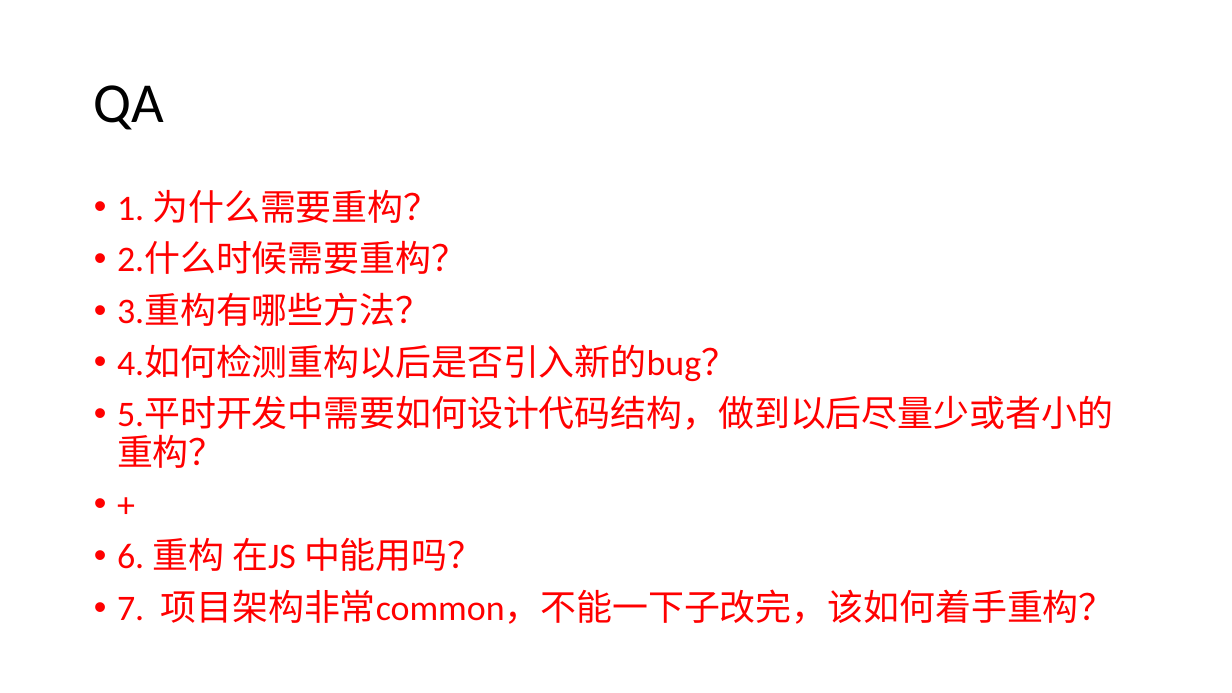
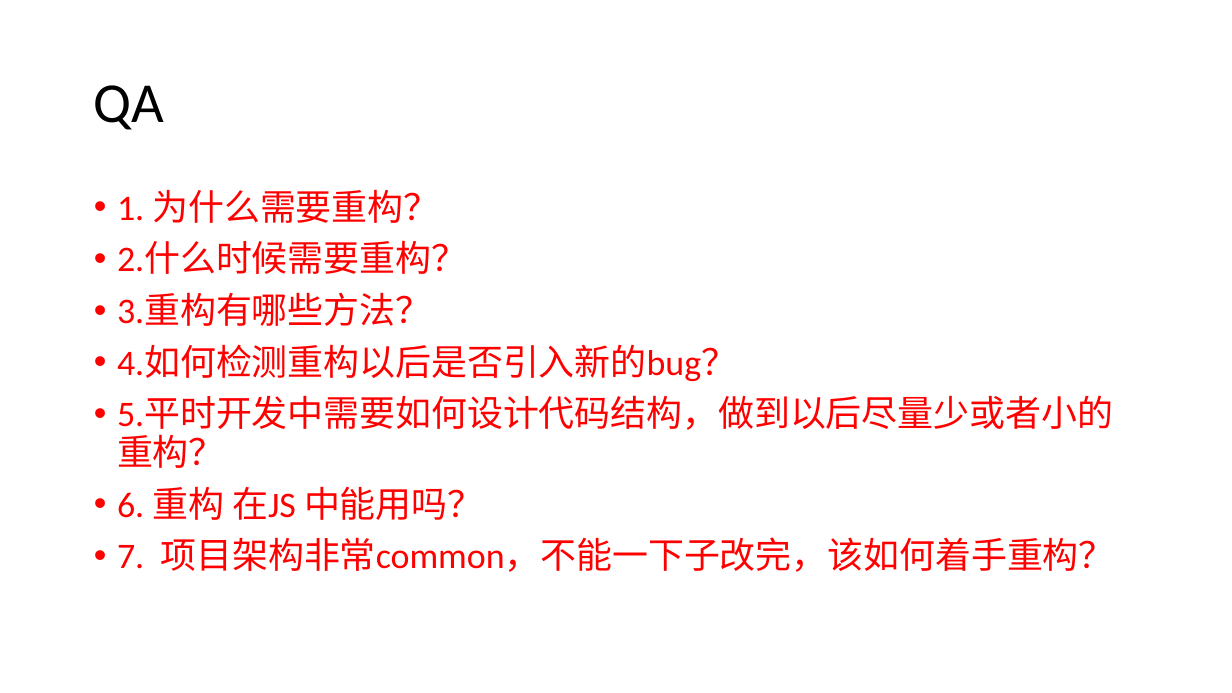
Before and after one commit to YingVickyCao/YingVickyCao.github.io, a slide deck: slide 4 of books/Refactoring/session/Refactoring.pptx. Drawn at 1232x693 pixels with LibreOffice and Linux fonts; fonts in the diff are those of the drawing. Boxes give left, top, right and bottom in pixels: in the first picture for what was removed or moved away, otherwise in the second. Text is boxed around its words. In the diff, an @@ line names an element or a change of style, - is before the commit and + after.

```diff
--- a/books/Refactoring/session/Refactoring.pptx
+++ b/books/Refactoring/session/Refactoring.pptx
@@ text at <box>117,189,1114,572</box>: paragraph removed @@
-• +
```
Also in this commit, not shown: 9 other files.
